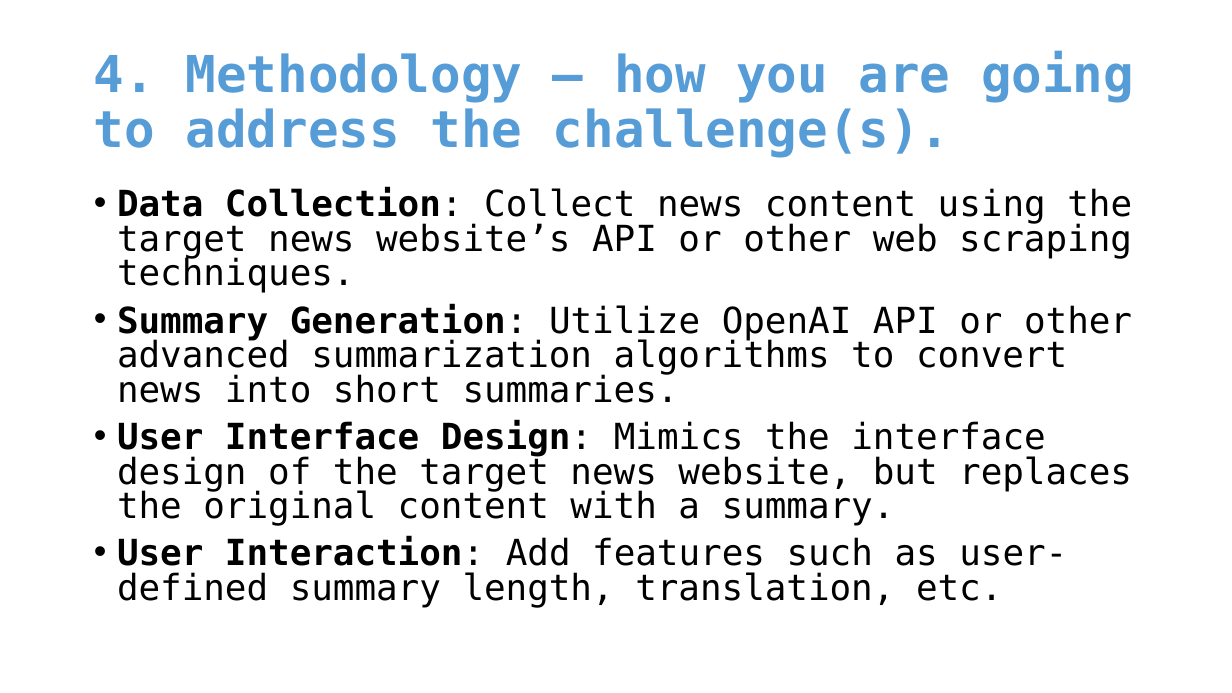
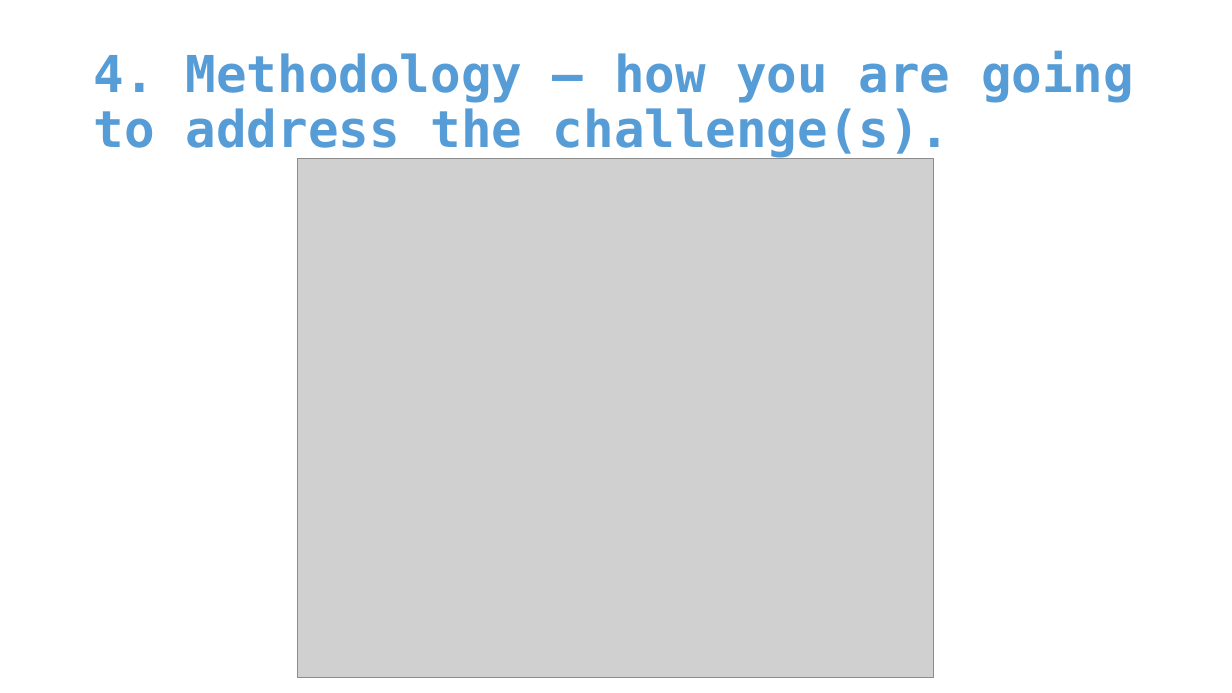
Before and after one commit to VergilOP/Note, a slide deck: slide 5 of University/3rd/Project/Proposal.pptx. Drawn at 1232x693 pixels with LibreOffice and Linux fonts; fonts in the diff are those of the drawing; grey boxes stand for pictures. Boxes give left, top, right and bottom in pixels: in the first picture for what was removed or moved away, otherwise in the second. Text is boxed around its words. In the diff, an @@ line names an element or a change of style, - is before the commit and + after.

```diff
--- a/University/3rd/Project/Proposal.pptx
+++ b/University/3rd/Project/Proposal.pptx
@@ picture added at (x1=298, y1=158, x2=933, y2=677) @@
@@ text removed at (x1=117, y1=187, x2=1132, y2=608) @@
-• Data Collection: Collect news content using the target news website’s API or other web scraping techniques.
-• Summary Generation: Utilize OpenAI API or other advanced summarization algorithms to convert news into short summaries.
-• User Interface Design: Mimics the interface design of the target news website, but replaces the original content with a summary.
-• User Interaction: Add features such as user-defined summary length, translation, etc.
```
Also in this commit, not shown: 3 other slides changed, 6 slides added, 1 slide removed, 8 other files.
